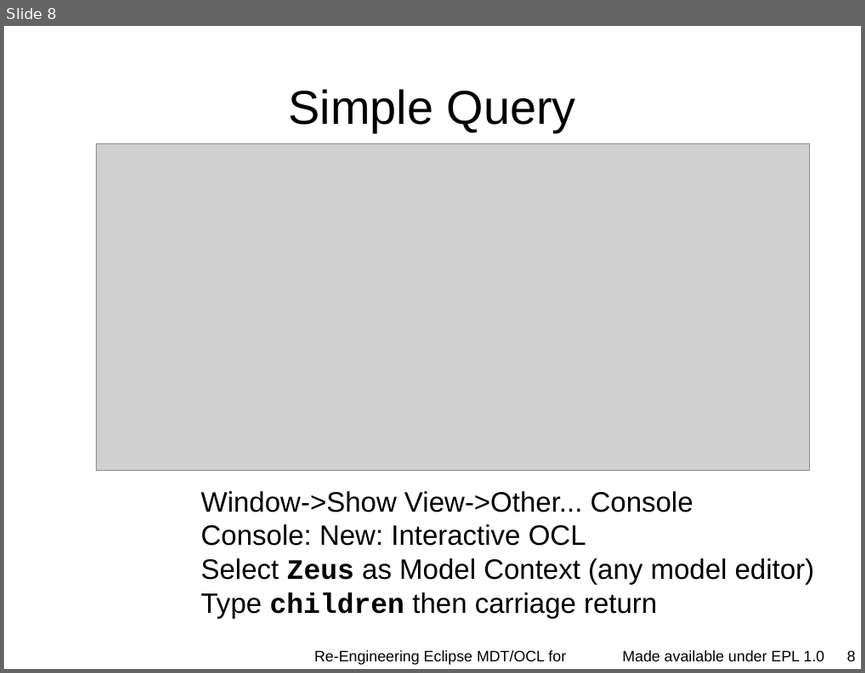
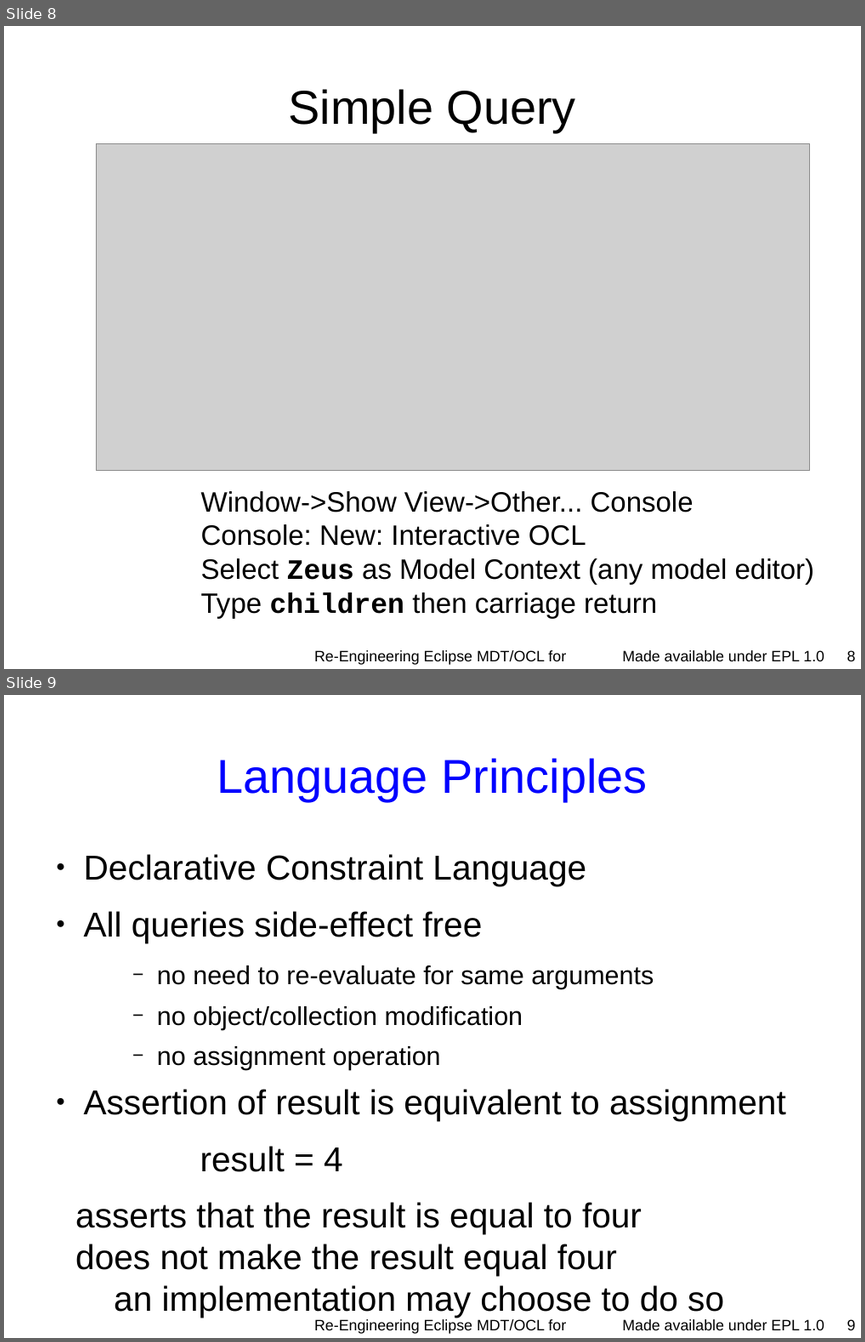
Before and after one commit to eclipse-ocl/ocl-website, a slide deck: ocl/docs/publications/ESE2010LongTalk/EnrichingWithOCL.odp. Shown one above the other, each under a label of ours: slide 8 before the commit, slides 8 and 9 after it. The pictures are 865x673 and 865x1342 pixels, drawn with LibreOffice and Linux fonts; fonts in the diff are those of the drawing; grey boxes stand for pictures; background and template pictures are left out. Boxes give left, top, right and bottom in pixels: in the first picture for what was removed or moved away, otherwise in the second. Text is boxed around its words. In the diff, an @@ line names an element or a change of style, - is before the commit and + after.

```diff
--- a/ocl/docs/publications/ESE2010LongTalk/EnrichingWithOCL.odp
+++ b/ocl/docs/publications/ESE2010LongTalk/EnrichingWithOCL.odp
@@ slide 9 added at [4,695,861,1338], background #FFFFFF; not listed: 1 template element that a slide beside it also shows @@
@@ title added at [217,758,647,801], 44 pt, text #0000FF @@
+Language Principles
@@ text added at [75,854,786,1317], 32 pt, text #000000 @@
+● Declarative Constraint Language
+● All queries side-effect free
+    − no need to re-evaluate for same arguments
+    − no object/collection modification
+    − no assignment operation
+● Assertion of result is equivalent to assignment
+result = 4
+asserts that the result is equal to four
+does not make the result equal four
+an implementation may choose to do so
@@ text added at [314,1319,566,1333], 14 pt, text #000000 @@
+Re-Engineering Eclipse MDT/OCL for Xtext
@@ page number added at [847,1319,856,1330], 14 pt, text #000000 @@
+9
```
Also in this commit, not shown: 14 slides changed, 11 other slides added.
